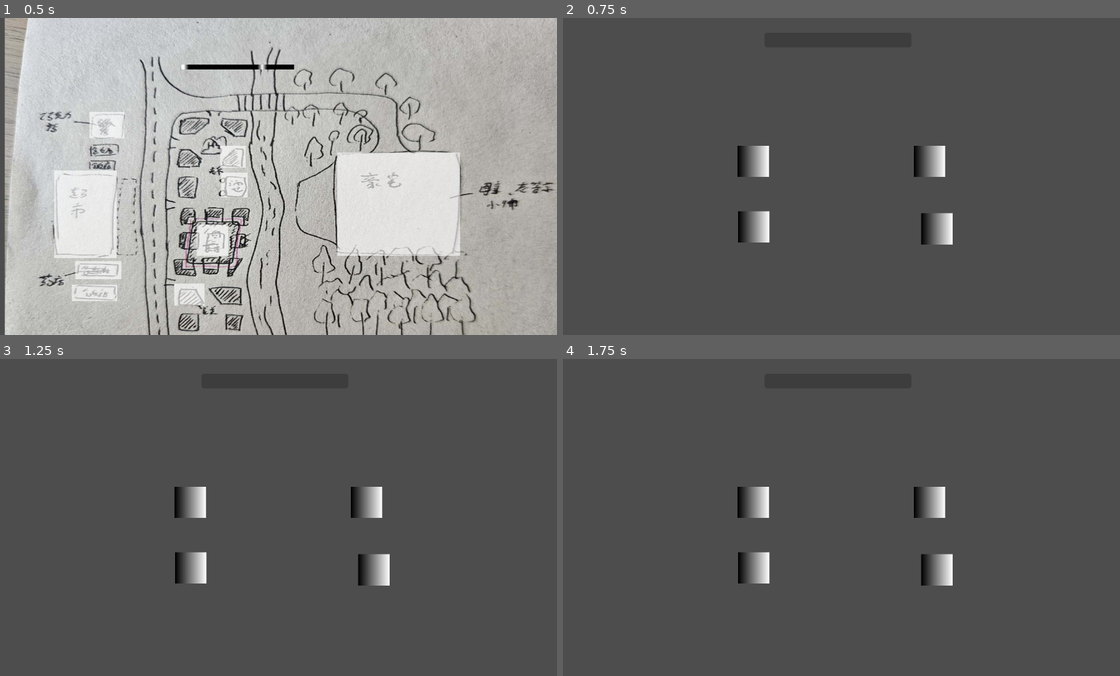
Above: before the commit, frames 1-4 (two rows, left to right).
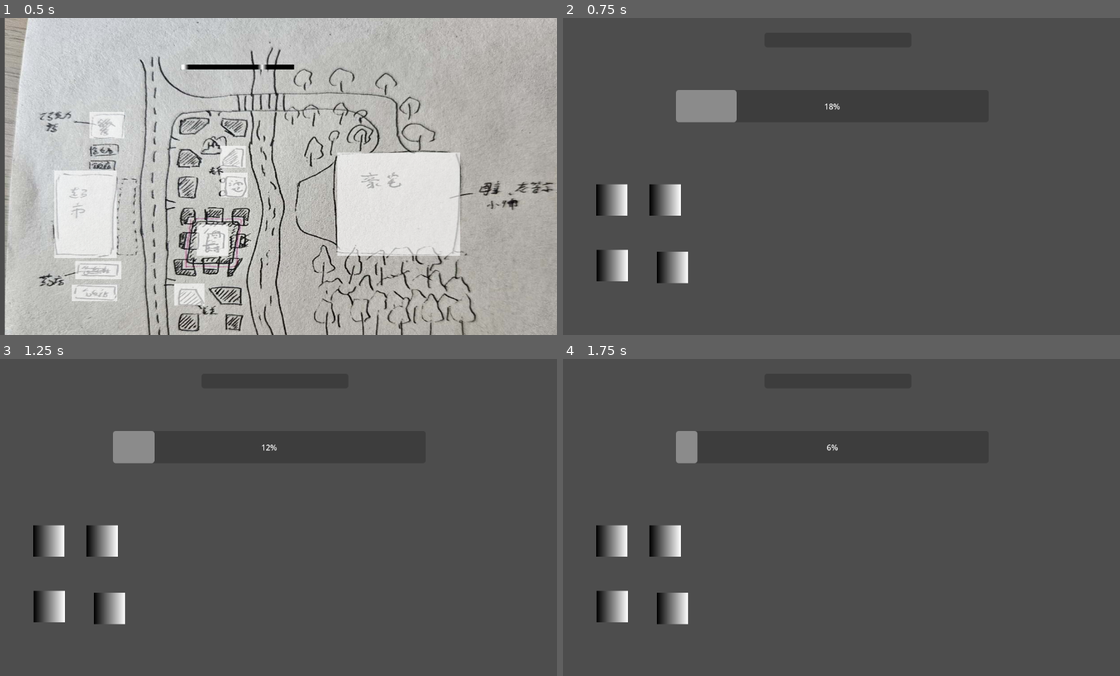
Above: after the commit, the same moments.

Repository: lst20082008/wildGameJam202401
Game: Godot game, scene res://scene/map_scene.tscn
The game is run twice, just before and just after one commit, with the same random seed, the same clock (stepped at 60 frames per second) and the same inputs.
Inputs (mouse positions are in pixels of both pictures, inside the frame that each line leads up to):
- Up to frame 1 (0.5 s): no input
- Up to frame 2 (0.75 s): tap Enter at 0.5 s; move the mouse to (964, 160) at 0.52 s; click (964, 160) at 0.6 s
- Up to frame 3 (1.25 s): no input
- Up to frame 4 (1.75 s): drag from (724, 533) to (808, 580) at 1.27 s

Frame 1 is identical in both runs. In frame 2, 4.8% of the frame differs, in the area x 5-70%, y 22-84%; in frame 3, 4.5%; in frame 4, 4.1%.

Commit message:
Scenes linked up

Diff:
--- a/resource/place/3big_house.tres
+++ b/resource/place/3big_house.tres
@@ -2,9 +2,9 @@
 
 [ext_resource type="Resource" uid="uid://l3o1x8wq164u" path="res://resource/clue/clue21.tres" id="1_fxs0x"]
 [ext_resource type="Script" path="res://script/resource/Place.gd" id="1_qrho3"]
-[ext_resource type="PackedScene" uid="uid://dahymgcuo5s3t" path="res://scene/game/testGameScene.tscn" id="1_xofhk"]
 [ext_resource type="Resource" uid="uid://boqkidhv0aqsx" path="res://resource/clue/clue22.tres" id="2_4pthf"]
 [ext_resource type="Resource" uid="uid://doxhler5gjxly" path="res://resource/clue/clue6.tres" id="3_5wfdx"]
+[ext_resource type="PackedScene" uid="uid://b0oaaw18x3fmx" path="res://scene/game/Game3_.tscn" id="4_3jfgc"]
 
 [resource]
 script = ExtResource("1_qrho3")
@@ -12,6 +12,6 @@
 place_name = "豪宅"
 position = Vector2(0, 0)
 clues = Array[Resource("res://script/resource/Clue.gd")]([ExtResource("1_fxs0x"), ExtResource("2_4pthf"), ExtResource("3_5wfdx")])
-next_scene = ExtResource("1_xofhk")
+next_scene = ExtResource("4_3jfgc")
 open_type = 0
 addtional_overload = 0
--- a/scene/game/Game3_.tscn
+++ b/scene/game/Game3_.tscn
@@ -9,7 +9,7 @@
 [sub_resource type="GradientTexture2D" id="GradientTexture2D_irw5e"]
 gradient = SubResource("Gradient_g03jx")
 
-[node name="TestGameScene" type="Node2D"]
+[node name="Game3" type="Node2D"]
 script = ExtResource("1_e0s84")
 
 [node name="sub" type="Sprite2D" parent="."]
--- a/scene/game/testGameScene.tscn
+++ b/scene/game/testGameScene.tscn
@@ -34,9 +34,15 @@
 texture = SubResource("GradientTexture2D_irw5e")
 script = ExtResource("2_nite6")
 
+[node name="victory" type="Sprite2D" parent="."]
+position = Vector2(1027, 425)
+texture = SubResource("GradientTexture2D_irw5e")
+script = ExtResource("2_nite6")
+
 [node name="CanvasLayer" parent="." instance=ExtResource("3_pnnga")]
 
 [connection signal="on_clicked" from="sub" to="." method="_on_sub_on_clicked"]
 [connection signal="on_clicked" from="add" to="." method="_on_add_on_clicked"]
 [connection signal="on_clicked" from="daymap" to="." method="_on_daymap_on_clicked"]
 [connection signal="on_clicked" from="nightmap" to="." method="_on_nightmap_on_clicked"]
+[connection signal="on_clicked" from="victory" to="." method="_on_victory_on_clicked"]
--- a/script/Game3_script.gd
+++ b/script/Game3_script.gd
@@ -1,4 +1,4 @@
-extends Node2D
+extends GameSceneBase
 
 @export var temp = 20
 @export var max_temp = 80
@@ -8,6 +8,7 @@
 
 # Called when the node enters the scene tree for the first time.
 func _ready():
+	super()
 	progress_bar.value = temp
 	timer.start(10)
 	pass # Replace with function body.
@@ -35,13 +36,14 @@
 	temp += randf_range(5.0,15.0)
 	pass # Replace with function body.
 
-func _victory():
+func victory():
+	super()
 	print("wyyyyyyy")
 	print("Overload value is:", GameStateManager.overload)
-	GameStateManager.get_clue(3)
 	timer.stop()
+	SceneManager.to_next_scene()
 
 
 func _on_timer_timeout():
-	_victory()
+	victory()
 	pass # Replace with function body.
--- /dev/null
+++ b/script/GameSceneBase.gd
@@ -0,0 +1,15 @@
+class_name GameSceneBase
+extends Node2D
+
+var clues_can_get: Array[Clue] = []
+
+func _ready():
+	print("base ready")
+	# get clues from game state manager
+	clues_can_get = GameStateManager.next_clues_can_get
+
+func victory():
+	print("base victory")
+	for c in clues_can_get:
+		GameStateManager.get_clue(c.id)
+	GameStateManager.next_clues_can_get = []
--- a/script/manager/GameStateManager.gd
+++ b/script/manager/GameStateManager.gd
@@ -6,10 +6,11 @@
 @onready var cur_time: DayTime.DayTime = DayTime.DayTime.Morning
 @onready var cur_day: int = 1
 @onready var cur_pos: Place
-@onready var last_overload: int = 0
+@onready var last_overload: float = 0
 # only used in night
 @onready var visited_places: Array[Place] = []
 @onready var ui = null
+@onready var next_clues_can_get: Array[Clue] = []
 
 func _ready():
 	clues = BitMap.new()
@@ -35,6 +36,7 @@
 	return clues.get_bit(n, 0)
 
 func get_clue(n: int):
+	print("get clue:%d" %n)
 	clues.set_bit(n, 0, true)
 
 func get_all_clues() -> Array[int]:
@@ -42,9 +44,14 @@
 	for i in range(clues.get_size().x):
 		if have_clue(i):
 			ret.append(i)
+	print("get all clues:")
+	print(ret)
 	return ret
 
 func update_ui():
 	if ui == null:
 		return
 	ui.update(overload)
+
+func backup_before_game():
+	last_overload = overload
--- a/script/manager/ResourceManager.gd
+++ b/script/manager/ResourceManager.gd
@@ -12,8 +12,6 @@
 	for place in DirAccess.get_files_at("res://resource/place"):
 		if place.get_extension() == "tres":
 			places.append(load("res://resource/place/" + place))
-	# testcode
-	_print_places()
 
 func get_place(n: int):
 	for place in places:
--- a/script/manager/SceneManager.gd
+++ b/script/manager/SceneManager.gd
@@ -1,6 +1,7 @@
 extends Node
 
 var map = preload("res://scene/map_scene.tscn")
+var home = preload("res://scene/clues_scene.tscn")
 
 func _change_scene(scene: String):
 	get_tree().change_scene_to_file(scene)
@@ -8,7 +9,6 @@
 func change_to_daylight():
 	GameStateManager.cur_day += 1
 	GameStateManager.cur_time = DayTime.DayTime.Morning
-	print(map)
 	get_tree().change_scene_to_packed(map)
 	pass
 
@@ -19,4 +19,17 @@
 
 func change_to_home():
 	GameStateManager.cur_time = DayTime.DayTime.Midnight
+	get_tree().change_scene_to_packed(home)
 	pass
+
+func to_next_scene():
+	match GameStateManager.cur_time:
+		DayTime.DayTime.Morning:
+			change_to_night()
+			pass
+		DayTime.DayTime.Evening:
+			change_to_home()
+			pass
+		DayTime.DayTime.Midnight:
+			change_to_daylight()
+			pass
--- a/script/map_scene.gd
+++ b/script/map_scene.gd
@@ -23,8 +23,10 @@
 	if idx in can_not_go:
 		return
 	var place: Place = ResourceManager.get_place(idx)
-	print("place be clicked:" + place.place_name)
 	GameStateManager.add_overload(place.addtional_overload)
+	GameStateManager.next_clues_can_get = place.clues
+	# backup some state
+	GameStateManager.backup_before_game()
 	get_tree().change_scene_to_packed(place.next_scene)
 	pass
 
@@ -32,15 +34,11 @@
 # else return false
 func _place_can_go(idx: int):
 	var place: Place = ResourceManager.get_place(idx)
-	print("check place:" + place.place_name)
 	if place in GameStateManager.visited_places:
-		print("visited!")
 		return false
 	if place.open_type == PlaceType.PlaceType.Day and day_time != DayTime.DayTime.Morning:
-		print("day place but night!")
 		return false
 	if place.open_type == PlaceType.PlaceType.Night and day_time != DayTime.DayTime.Evening:
-		print("night place but day!")
 		return false
 	# check clues
 	# if clues_all_find return false
@@ -50,7 +48,6 @@
 			clues_all_find = false
 			return true
 	if clues_all_find:
-		print("clues all find")
 		return false
 	return true
 
--- a/script/testGame.gd
+++ b/script/testGame.gd
@@ -1,7 +1,10 @@
-extends Node2D
+extends GameSceneBase
 
 @export var reduce_num: int
 @export var add_num: int
+
+func _ready():
+	super()
 
 func _on_sub_on_clicked():
 	print("sub")
@@ -25,3 +28,10 @@
 func _on_nightmap_on_clicked():
 	SceneManager.change_to_night()
 	pass # Replace with function body.
+
+func victory():
+	super()
+	SceneManager.to_next_scene()
+
+func _on_victory_on_clicked():
+	victory()
